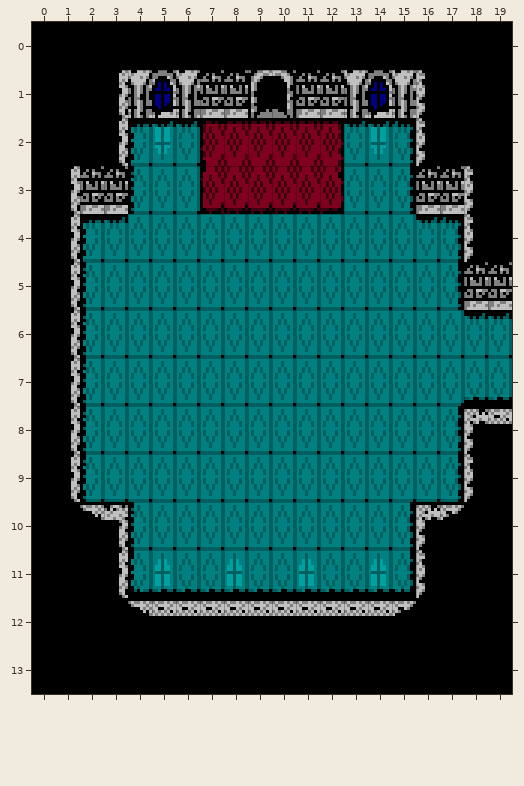
Two versions of a level (Tiled map, tiled/castle_room_15.tmx). Above, as it was before the edit.
Cells are 8x16 px. Shown: x 0..19, y 0..13.
And afterwards:
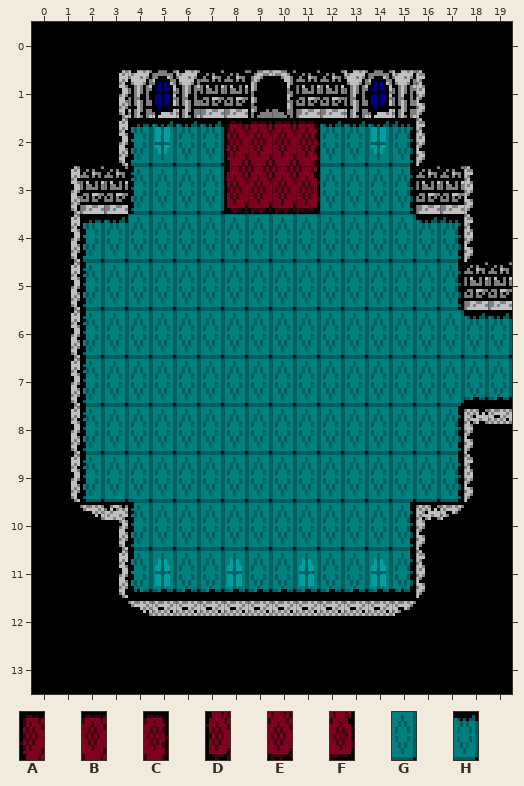
Key: from "castle_carpet": A 1, B 2, C 3, D 6, E 7, F 8; from "castle_tile": G 0, H 2.
_ is an empty cell.
The author wrote: room updates, track both save rooms on map
The exact change:
Layer "Tile Layer 1":
Tile B gives way to tile A in row 2 at x 8.
Tile B gives way to tile C in row 2 at x 11.
Tile E gives way to tile D in row 3 at x 8.
Tile E gives way to tile F in row 3 at x 11.
Tile D gives way to tile G in row 3 at x 7.
Tile F gives way to tile G in row 3 at x 12.
Tile A gives way to tile H in row 2 at x 7.
Tile C gives way to tile H in row 2 at x 12.
Pixel boxes of the changes (left, top, right, bottom) in both pictures:
changed: (200, 121, 248, 214)
changed: (296, 121, 344, 214)
